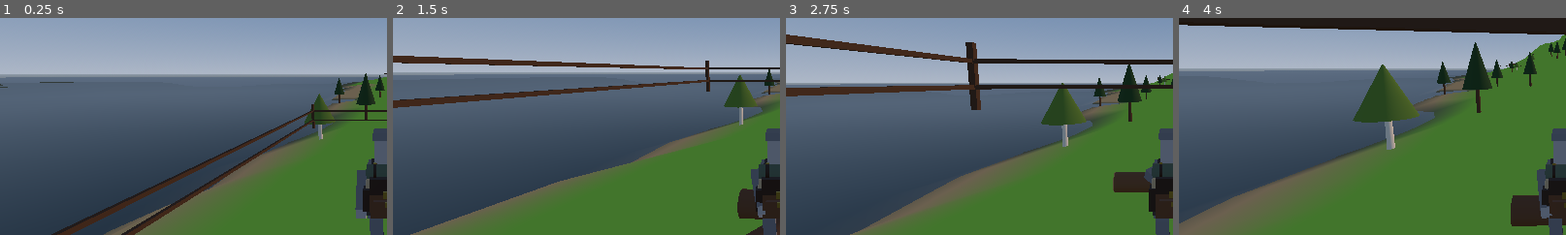
Above: before the commit, frames 1-4 (left to right).
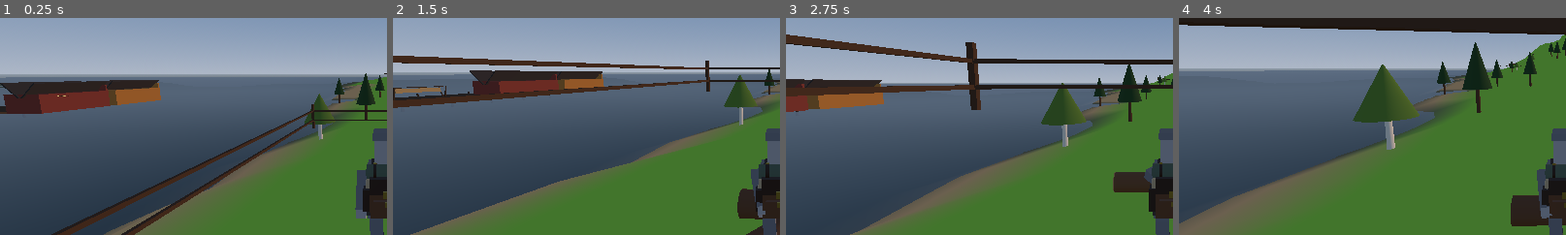
Above: after the commit, the same moments.

Repository: erlfas/medieval-bergen
Game: Godot game, scene res://scenes/main.tscn
Two runs of this game, one before a commit and one after it. Both use one fixed random seed, a clock stepped at 60 frames per second and the inputs below.
Inputs (mouse positions are % of the whole screen's width and height, from its top left):
- Up to frame 1 (0.25 s): no input
- Up to frame 2 (1.5 s): tap Enter at 0.5 s; move the mouse to (55, 50) at 0.52 s; hold H (eat_food) 0.53-1.28 s; hold W (move_forward) from 0.53 s (still down); click (55, 50) at 0.67 s; tap Space (jump) at 0.77, 1.07 s; tap E (interact) at 0.8, 1.35 s; move the mouse to (45, 50) at 1.27 s
- Up to frame 3 (2.75 s): keep holding W (move_forward); tap Space (jump) at 1.52, 1.82 s; tap H (eat_food) at 1.55 s; move the mouse to (52, 48) at 2.02 s; hold Tab (cycle_piece_next) from 2.03 s (still down); tap E (interact) at 2.3 s
- Up to frame 4 (4 s): keep holding W (move_forward); move the mouse to (49, 52) at 2.77 s; release Tab (cycle_piece_next) at 2.78 s; tap Q (cycle_piece_prev) at 2.85 s; click (49, 52) at 2.92 s; tap Space (jump) at 3.02, 3.32, 3.77 s; tap H (eat_food) at 3.05 s; move the mouse to (57, 51) at 3.52 s; hold T (deploy_rope) from 3.53 s (still down); tap E (interact) at 3.8 s
The pictures show only the part of the screen within x 0-50%, y 28-78%; the shares and areas given below are measured in that part.

The runs differ from the first frame. In frame 1, 5.1% of the frame differs, in the area x 0-42%, y 28-45%; in frame 2, 3.6%; in frame 3, 2.4%; in frame 4, nothing differs.

Commit message:
Implement historical Bryggen Hanseatic wharf, tenements, and trading post

Diff:
--- /dev/null
+++ b/scripts/architecture/bryggen_wharf_generator.gd
@@ -0,0 +1,282 @@
+class_name BryggenWharfGenerator
+extends Node
+
+## Procedural Generator for Medieval Bergen's Historic Hanseatic Wharf (Tyskebryggen 1360)
+## Creates:
+## - Heavy timber wharf quays (trebrygger) with pilings over Vågen bay and mooring bollards
+## - 2 Iconic Hanseatic merchant tenements (Sjøstuer) with hoist beams (heisebjelker)
+## - Traditional Norwegian stockfish drying racks (fiskehjell)
+## - Interactive Hanseatic Kontor trading post with merchant barter system
+
+static func create_bryggen_waterfront(origin: Vector3) -> Node3D:
+	var bryggen_root := Node3D.new()
+	bryggen_root.name = "BryggenWaterfront_1360"
+	bryggen_root.position = origin
+	bryggen_root.add_to_group("bryggen")
+
+	# Shared Materials
+	var mat_wharf := StandardMaterial3D.new()
+	mat_wharf.albedo_color = Color(0.28, 0.22, 0.16) # Tarred pine deck
+	mat_wharf.roughness = 0.9
+
+	var mat_wharf_piling := StandardMaterial3D.new()
+	mat_wharf_piling.albedo_color = Color(0.20, 0.16, 0.12) # Wet dark submerged timber
+	mat_wharf_piling.roughness = 0.85
+
+	var mat_ochre := StandardMaterial3D.new()
+	mat_ochre.albedo_color = Color(0.72, 0.48, 0.20) # Historical Bergen ochre red/yellow
+	mat_ochre.roughness = 0.85
+
+	var mat_dark_red := StandardMaterial3D.new()
+	mat_dark_red.albedo_color = Color(0.52, 0.22, 0.18) # Falun red / madder red tenement
+	mat_dark_red.roughness = 0.88
+
+	var mat_timber_frame := StandardMaterial3D.new()
+	mat_timber_frame.albedo_color = Color(0.25, 0.18, 0.12) # Heavy tarred framing
+	mat_timber_frame.roughness = 0.92
+
+	var mat_roof_tar := StandardMaterial3D.new()
+	mat_roof_tar.albedo_color = Color(0.22, 0.20, 0.19) # Dark wood shingle / tarred planks
+	mat_roof_tar.roughness = 0.92
+
+	var mat_stockfish := StandardMaterial3D.new()
+	mat_stockfish.albedo_color = Color(0.68, 0.58, 0.38) # Dried cod golden amber
+	mat_stockfish.roughness = 0.8
+
+	# -------------------------------------------------------------------------
+	# 1. Heavy Wooden Wharf Quay Platform (Trebrygge)
+	# -------------------------------------------------------------------------
+	var quay_body := StaticBody3D.new()
+	quay_body.name = "QuayPlatform"
+
+	var deck_mesh := MeshInstance3D.new()
+	var box_deck := BoxMesh.new()
+	box_deck.size = Vector3(14.0, 0.45, 52.0)
+	deck_mesh.mesh = box_deck
+	deck_mesh.position = Vector3(0.0, 0.2, 0.0)
+	deck_mesh.material_override = mat_wharf
+	quay_body.add_child(deck_mesh)
+
+	var deck_col := CollisionShape3D.new()
+	var box_col := BoxShape3D.new()
+	box_col.size = Vector3(14.0, 0.5, 52.0)
+	deck_col.shape = box_col
+	deck_col.position = deck_mesh.position
+	quay_body.add_child(deck_col)
+
+	# Water Pilings (Stolper anchored into the fjord bed)
+	for sign_z in [-18.0, -9.0, 0.0, 9.0, 18.0]:
+		var piling := MeshInstance3D.new()
+		var cyl_p := CylinderMesh.new()
+		cyl_p.top_radius = 0.22
+		cyl_p.bottom_radius = 0.25
+		cyl_p.height = 3.2
+		piling.mesh = cyl_p
+		piling.position = Vector3(-6.6, -1.3, sign_z)
+		piling.material_override = mat_wharf_piling
+		quay_body.add_child(piling)
+
+	# Mooring Bollards (Fortøyningspåler along seaward edge)
+	for bz in [-15.0, -5.0, 5.0, 15.0]:
+		var bollard := MeshInstance3D.new()
+		var cyl_b := CylinderMesh.new()
+		cyl_b.top_radius = 0.16
+		cyl_b.bottom_radius = 0.18
+		cyl_b.height = 0.75
+		bollard.mesh = cyl_b
+		bollard.position = Vector3(-6.7, 0.65, bz)
+		bollard.material_override = mat_wharf_piling
+		quay_body.add_child(bollard)
+
+	bryggen_root.add_child(quay_body)
+
+	# -------------------------------------------------------------------------
+	# 2. Hanseatic Merchant Tenements (Sjøstue 1 - Ochre & Sjøstue 2 - Red)
+	# -------------------------------------------------------------------------
+	var tenement_1 := _assemble_sjostue(7.4, 15.0, 5.6, mat_ochre, mat_timber_frame, mat_roof_tar, "Sjøstue_Ochsenkopf")
+	tenement_1.position = Vector3(11.0, 0.0, -11.0)
+	bryggen_root.add_child(tenement_1)
+
+	var tenement_2 := _assemble_sjostue(7.4, 15.0, 5.6, mat_dark_red, mat_timber_frame, mat_roof_tar, "Sjøstue_Bellgaarden")
+	tenement_2.position = Vector3(11.0, 0.0, 6.0)
+	bryggen_root.add_child(tenement_2)
+
+	# -------------------------------------------------------------------------
+	# 3. Stockfish Drying Racks (Fiskehjell)
+	# -------------------------------------------------------------------------
+	var fish_rack_1 := _assemble_fish_rack(8.0, mat_timber_frame, mat_stockfish)
+	fish_rack_1.position = Vector3(2.5, 0.45, -20.0)
+	bryggen_root.add_child(fish_rack_1)
+
+	var fish_rack_2 := _assemble_fish_rack(8.0, mat_timber_frame, mat_stockfish)
+	fish_rack_2.position = Vector3(2.5, 0.45, 20.0)
+	bryggen_root.add_child(fish_rack_2)
+
+	# -------------------------------------------------------------------------
+	# 4. Hanseatic Kontor Trading Counter (Interactive Barter Stall)
+	# -------------------------------------------------------------------------
+	var merchant_stall := _assemble_merchant_counter(mat_timber_frame, mat_wharf, mat_ochre)
+	merchant_stall.position = Vector3(1.5, 0.45, -2.5)
+	bryggen_root.add_child(merchant_stall)
+
+	return bryggen_root
+
+## Assembles a historical 2-story Hanseatic tenement house (Sjøstue)
+static func _assemble_sjostue(w: float, d: float, h: float, mat_wall: Material, mat_frame: Material, mat_roof: Material, t_name: String) -> StaticBody3D:
+	var building := StaticBody3D.new()
+	building.name = t_name
+	building.add_to_group("building")
+	building.add_to_group("shelter")
+
+	var half_w := w * 0.5
+	var half_d := d * 0.5
+	var wall_h := h * 0.72
+	var gable_h := h - wall_h
+
+	# Main Structure Block
+	var main_block := MeshInstance3D.new()
+	var box_m := BoxMesh.new()
+	box_m.size = Vector3(w, wall_h, d)
+	main_block.mesh = box_m
+	main_block.position = Vector3(0, wall_h * 0.5, 0)
+	main_block.material_override = mat_wall
+	building.add_child(main_block)
+
+	var col_body := CollisionShape3D.new()
+	var box_c := BoxShape3D.new()
+	box_c.size = Vector3(w, wall_h, d)
+	col_body.shape = box_c
+	col_body.position = main_block.position
+	building.add_child(col_body)
+
+	# Front Timber Gable Facade
+	var gable := MeshInstance3D.new()
+	var g_box := BoxMesh.new()
+	g_box.size = Vector3(w * 0.95, gable_h, 0.4)
+	gable.mesh = g_box
+	gable.position = Vector3(0, wall_h + gable_h * 0.5, -half_d + 0.2)
+	gable.material_override = mat_wall
+	building.add_child(gable)
+
+	# Roof Slopes (Steep pitched wood shingle roof)
+	var roof_pitch := deg_to_rad(45.0)
+	var slope_len := sqrt(pow(half_w + 0.4, 2.0) + pow(gable_h + 0.2, 2.0))
+	for sign_x in [-1.0, 1.0]:
+		var r_slope := MeshInstance3D.new()
+		var r_box := BoxMesh.new()
+		r_box.size = Vector3(slope_len, 0.25, d + 0.6)
+		r_slope.mesh = r_box
+		r_slope.position = Vector3(sign_x * (half_w * 0.5 + 0.05), wall_h + gable_h * 0.52, 0)
+		r_slope.rotation.z = sign_x * roof_pitch
+		r_slope.material_override = mat_roof
+		building.add_child(r_slope)
+
+	# Iconic Hanseatic Hoist Gantry Beam (Heisebjelke) extending forward from peak
+	var hoist_beam := MeshInstance3D.new()
+	var h_box := BoxMesh.new()
+	h_box.size = Vector3(0.25, 0.25, 2.8)
+	hoist_beam.mesh = h_box
+	hoist_beam.position = Vector3(0, wall_h + gable_h + 0.05, -half_d - 0.9)
+	hoist_beam.material_override = mat_frame
+	building.add_child(hoist_beam)
+
+	# Hanging cargo rope & hook
+	var hoist_rope := MeshInstance3D.new()
+	var cyl_r := CylinderMesh.new()
+	cyl_r.top_radius = 0.03
+	cyl_r.bottom_radius = 0.03
+	cyl_r.height = 2.2
+	hoist_rope.mesh = cyl_r
+	hoist_rope.position = Vector3(0, wall_h + gable_h - 1.05, -half_d - 2.1)
+	hoist_rope.material_override = mat_frame
+	building.add_child(hoist_rope)
+
+	return building
+
+## Assembles an authentic Norwegian Stockfish Drying Rack (Fiskehjell)
+static func _assemble_fish_rack(length: float, mat_frame: Material, mat_fish: Material) -> Node3D:
+	var rack := Node3D.new()
+	rack.name = "StockfishRack"
+
+	# A-frame Timber Uprights
+	var half_len := length * 0.5
+	for z_pos in [-half_len, half_len]:
+		for sign_x in [-1.0, 1.0]:
+			var leg := MeshInstance3D.new()
+			var cyl_l := CylinderMesh.new()
+			cyl_l.top_radius = 0.09
+			cyl_l.bottom_radius = 0.11
+			cyl_l.height = 2.6
+			leg.mesh = cyl_l
+			leg.position = Vector3(sign_x * 0.65, 1.3, z_pos)
+			leg.rotation.z = -sign_x * deg_to_rad(15.0)
+			leg.material_override = mat_frame
+			rack.add_child(leg)
+
+	# Top Horizontal Ridge Pole (Rie)
+	var pole := MeshInstance3D.new()
+	var cyl_p := CylinderMesh.new()
+	cyl_p.top_radius = 0.08
+	cyl_p.bottom_radius = 0.08
+	cyl_p.height = length + 0.4
+	pole.mesh = cyl_p
+	pole.rotation.x = deg_to_rad(90.0)
+	pole.position = Vector3(0, 2.5, 0)
+	pole.material_override = mat_frame
+	rack.add_child(pole)
+
+	# Suspended Bundles of Dried Cod (Tørrfisk)
+	var fish_bundle := MeshInstance3D.new()
+	var box_f := BoxMesh.new()
+	box_f.size = Vector3(0.45, 0.85, length * 0.88)
+	fish_bundle.mesh = box_f
+	fish_bundle.position = Vector3(0, 1.85, 0)
+	fish_bundle.material_override = mat_fish
+	rack.add_child(fish_bundle)
+
+	return rack
+
+## Assembles the Hanseatic Trading Counter & Barter Desk
+static func _assemble_merchant_counter(mat_frame: Material, mat_top: Material, mat_canopy: Material) -> StaticBody3D:
+	var stall := MerchantInteractable.new()
+	stall.name = "HansaMerchantKontor"
+
+	# Heavy Timber Counter Table
+	var counter_m := MeshInstance3D.new()
+	var box_c := BoxMesh.new()
+	box_c.size = Vector3(1.6, 0.95, 2.8)
+	counter_m.mesh = box_c
+	counter_m.position = Vector3(0, 0.48, 0)
+	counter_m.material_override = mat_top
+	stall.add_child(counter_m)
+
+	var col := CollisionShape3D.new()
+	var box_col := BoxShape3D.new()
+	box_col.size = Vector3(1.6, 1.0, 2.8)
+	col.shape = box_col
+	col.position = counter_m.position
+	stall.add_child(col)
+
+	# Striped Merchant Cloth Awning / Canopy Roof
+	var awning := MeshInstance3D.new()
+	var box_a := BoxMesh.new()
+	box_a.size = Vector3(2.0, 0.1, 3.2)
+	awning.mesh = box_a
+	awning.position = Vector3(0, 2.1, 0)
+	awning.rotation.z = deg_to_rad(-8.0)
+	awning.material_override = mat_canopy
+	stall.add_child(awning)
+
+	# 2 Wooden Cargo Barrels beside counter
+	for sign_z in [-1.0, 1.0]:
+		var barrel := MeshInstance3D.new()
+		var cyl_b := CylinderMesh.new()
+		cyl_b.top_radius = 0.28
+		cyl_b.bottom_radius = 0.28
+		cyl_b.height = 0.75
+		barrel.mesh = cyl_b
+		barrel.position = Vector3(0.9, 0.38, sign_z * 0.9)
+		barrel.material_override = mat_frame
+		stall.add_child(barrel)
+
+	return stall
--- /dev/null
+++ b/scripts/economy/merchant_interactable.gd
@@ -0,0 +1,102 @@
+class_name MerchantInteractable
+extends StaticBody3D
+
+## Hanseatic League Merchant Counter (Hansa Kontor) - Bryggen 1360
+## Allows settler to barter harvested timber, fur, and firewood for
+## continental trade goods: iron nails, salt, dried cod (tørrfisk), and rye bread.
+
+@export var merchant_name: String = "Kjøpmann Hinrich van Bremen"
+
+var prompt_label: Label3D
+var last_trade_feedback: Label3D
+var trade_timer: float = 0.0
+
+func _ready() -> void:
+	add_to_group("interactable")
+	add_to_group("merchant")
+	_setup_ui()
+
+func _setup_ui() -> void:
+	prompt_label = Label3D.new()
+	prompt_label.name = "PromptLabel"
+	prompt_label.billboard = BaseMaterial3D.BILLBOARD_ENABLED
+	prompt_label.no_depth_test = true
+	prompt_label.font_size = 22
+	prompt_label.outline_size = 6
+	prompt_label.modulate = Color(1.0, 0.90, 0.55) # Hanseatic gold
+	prompt_label.outline_modulate = Color(0.08, 0.06, 0.04, 0.95)
+	prompt_label.text = "⚓ %s\n[E] Bytt handel (Barter: 2 Tømmer ➔ 6 Søm & 2 Tørrfisk)" % merchant_name
+	prompt_label.position = Vector3(0, 2.2, 0)
+	add_child(prompt_label)
+
+	last_trade_feedback = Label3D.new()
+	last_trade_feedback.name = "FeedbackLabel"
+	last_trade_feedback.billboard = BaseMaterial3D.BILLBOARD_ENABLED
+	last_trade_feedback.no_depth_test = true
+	last_trade_feedback.font_size = 20
+	last_trade_feedback.outline_size = 5
+	last_trade_feedback.modulate = Color(0.4, 1.0, 0.4) # Success green
+	last_trade_feedback.outline_modulate = Color(0.05, 0.05, 0.05, 0.95)
+	last_trade_feedback.position = Vector3(0, 2.6, 0)
+	last_trade_feedback.visible = false
+	add_child(last_trade_feedback)
+
+func _process(delta: float) -> void:
+	if trade_timer > 0.0:
+		trade_timer -= delta
+		if trade_timer <= 0.0 and last_trade_feedback:
+			last_trade_feedback.visible = false
+
+func on_interact(actor: Node) -> void:
+	if actor == null:
+		return
+
+	var inv: InventoryManager = actor.get_node_or_null("InventoryManager")
+	var stats: SurvivalStats = actor.get_node_or_null("SurvivalStats")
+
+	if inv == null:
+		return
+
+	# Priority 1: Trade 2 timber logs for 6 iron nails and 2 dried fish (tørrfisk)
+	if inv.get_count("timber_log") >= 2:
+		inv.consume_resources({"timber_log": 2})
+		inv.add_resource("iron_nails", 6)
+		inv.add_resource("dried_fish", 2)
+		_show_feedback("✓ Handlet: Byttet 2 Tømmer mot 6 Jernsøm & 2 Tørrfisk!")
+		if stats:
+			stats.eat_food(15.0, true)
+		return
+
+	# Priority 2: Trade 1 hare fur or wool fleece for salt and rye bread
+	if inv.get_count("hare_fur") >= 1:
+		inv.consume_resources({"hare_fur": 1})
+		inv.add_resource("salt_cask", 1)
+		inv.add_resource("rye_bread", 2)
+		_show_feedback("✓ Handlet: Byttet Harepels mot Salt & Rugbrød!")
+		if stats:
+			stats.eat_food(25.0, true)
+		return
+
+	if inv.get_count("wool_fleece") >= 1:
+		inv.consume_resources({"wool_fleece": 1})
+		inv.add_resource("salt_cask", 1)
+		inv.add_resource("iron_nails", 4)
+		_show_feedback("✓ Handlet: Byttet Saueull mot Salt & Jernsøm!")
+		return
+
+	# Priority 3: Trade 4 firewood for fresh rye bread
+	if inv.get_count("firewood") >= 4:
+		inv.consume_resources({"firewood": 4})
+		inv.add_resource("rye_bread", 1)
+		_show_feedback("✓ Handlet: Byttet 4 Ved mot Nystekt Rugbrød!")
+		if stats:
+			stats.eat_food(25.0, true)
+		return
+
+	_show_feedback("Trenger minst 2 Tømmer, 1 Pels/Ull eller 4 Ved å handle!")
+
+func _show_feedback(msg: String) -> void:
+	if last_trade_feedback:
+		last_trade_feedback.text = msg
+		last_trade_feedback.visible = true
+		trade_timer = 3.5
--- a/scripts/terrain/bergen_terrain_generator.gd
+++ b/scripts/terrain/bergen_terrain_generator.gd
@@ -364,8 +364,26 @@
 	# Generate authentic medieval Bergen farmsteads on fertile lower shelves
 	_generate_farmsteads()
 
+	# Generate historic Bryggen Hanseatic Wharf on Vågen waterfront
+	_generate_bryggen_waterfront()
+
 	# Scatter wildlife & livestock across distinct ecosystem zones
 	_scatter_wildlife()
+
+func _generate_bryggen_waterfront() -> void:
+	var bryggen_container := get_node_or_null("BryggenWaterfront") as Node3D
+	if bryggen_container:
+		bryggen_container.queue_free()
+
+	# Bryggen is situated along the east shoreline of Vågen
+	var bx: float = 62.0
+	var bz: float = 80.0
+	var by: float = bryggen_shelf_height
+
+	var bryggen_node := BryggenWharfGenerator.create_bryggen_waterfront(Vector3(bx, by, bz))
+	bryggen_node.name = "BryggenWaterfront"
+	add_child(bryggen_node)
+	bryggen_node.owner = self
 
 func _create_terrain_material() -> Material:
 	var fallback := StandardMaterial3D.new()
@@ -646,13 +664,17 @@
 		var tz := rng.randf_range(-60.0, 480.0)
 		var ty := sample_height(tx, tz)
 
-		# Keep farmstead yards clear of trees
-		var near_farm := false
+		# Keep farmstead yards and Bryggen wharf clear of trees
+		var near_settlement := false
 		for f_pos in [Vector3(160.0, 0, -200.0), Vector3(160.0, 0, 150.0), Vector3(160.0, 0, 580.0)]:
 			if Vector2(tx - f_pos.x, tz - f_pos.z).length() < 18.0:
-				near_farm = true
+				near_settlement = true
 				break
-		if near_farm:
+		# Bryggen wharf exclusion zone
+		if Vector2(tx - 62.0, tz - 80.0).length() < 34.0:
+			near_settlement = true
+
+		if near_settlement:
 			continue
 
 		# Only plant on solid land above sea level and below rocky crags
Not shown, changed: web/public/index.pck
